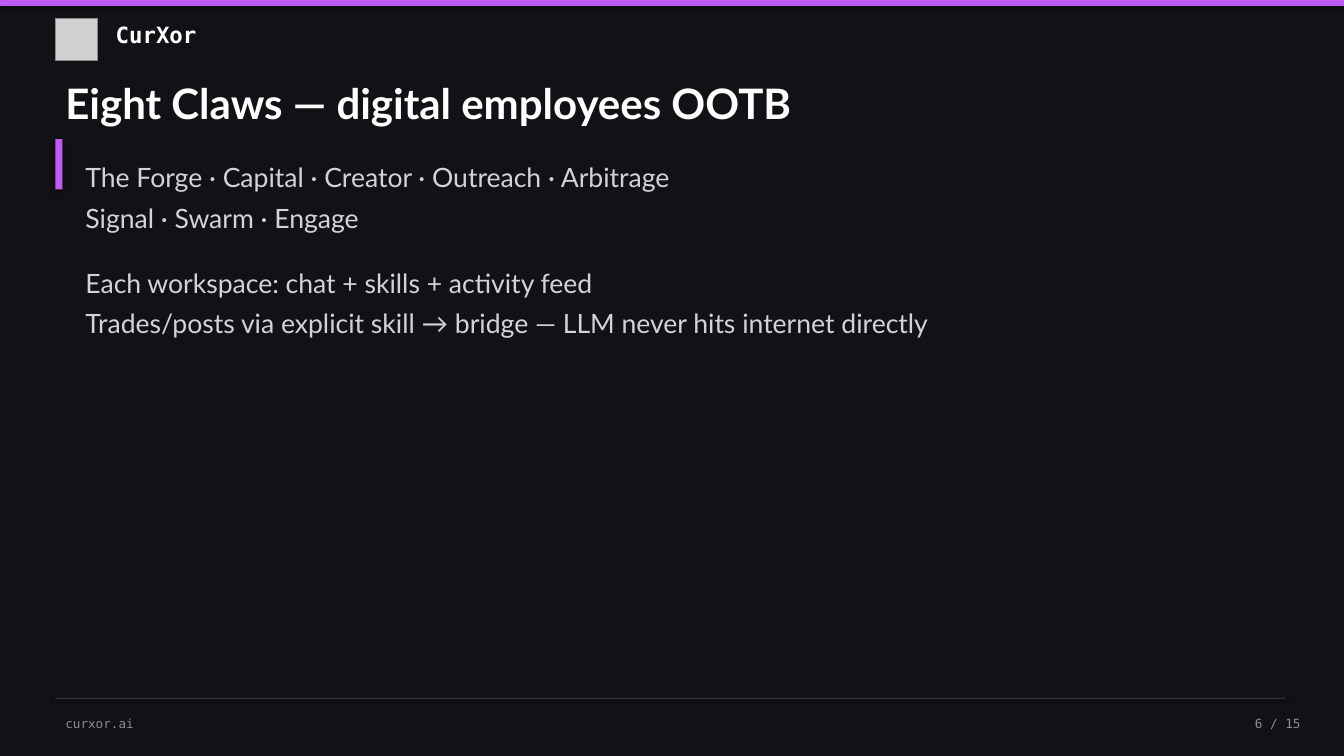
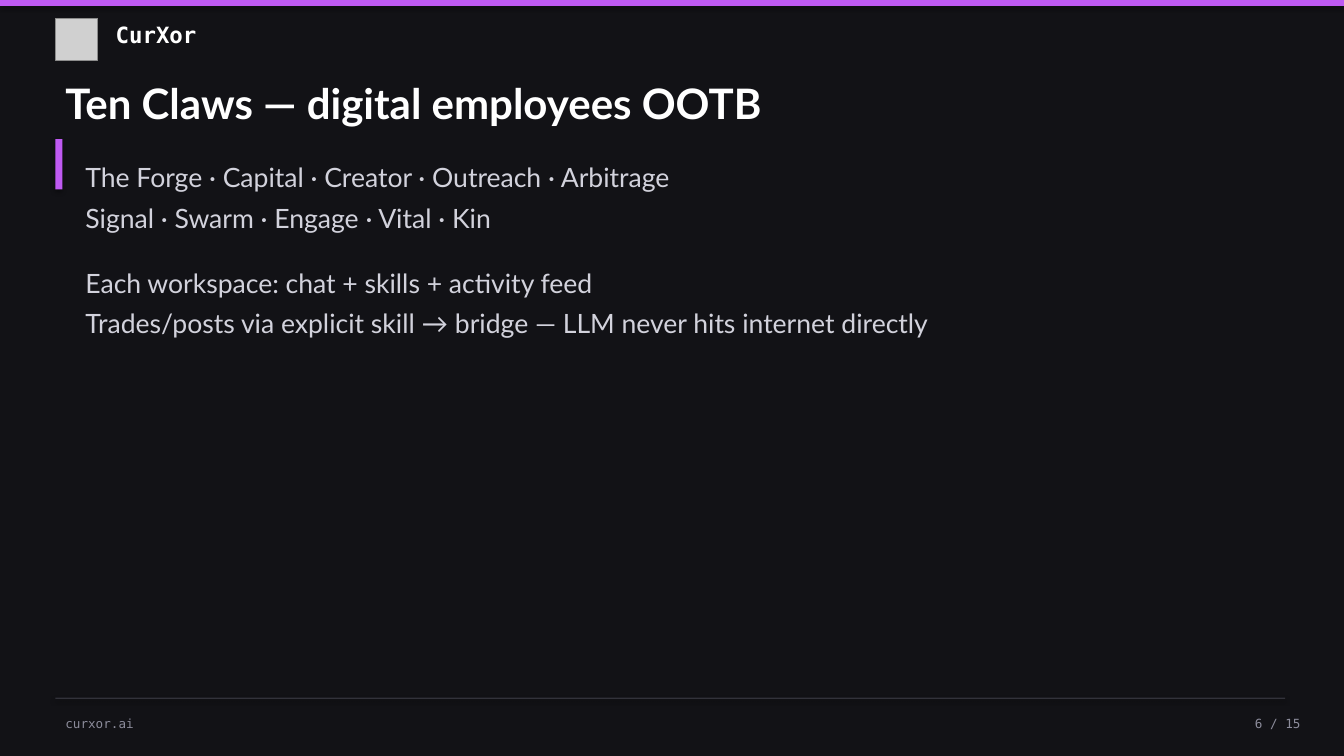
Before and after one commit to ankurmisra1982/curxor-storefront, a slide deck: slide 6 of docs/CurXor-Pitch-Deck-Speaker-Notes.pptx. Drawn at 1344x756 pixels with LibreOffice and Linux fonts; fonts in the diff are those of the drawing; grey boxes stand for pictures. Boxes give left, top, right and bottom in pixels: in the first picture for what was removed or moved away, otherwise in the second. Text is boxed around its words. In the diff, an @@ line names an element or a change of style, - is before the commit and + after.

```diff
--- a/docs/CurXor-Pitch-Deck-Speaker-Notes.pptx
+++ b/docs/CurXor-Pitch-Deck-Speaker-Notes.pptx
@@ text at [65, 87, 762, 127]: text changed @@
-Eight Claws — digital employees OOTB
+Ten Claws — digital employees OOTB
@@ text at [85, 208, 491, 233]: text changed @@
-Signal · Swarm · Engage
+Signal · Swarm · Engage · Vital · Kin
```
Also in this commit, not shown: 5 other slides changed, 15 other files.
